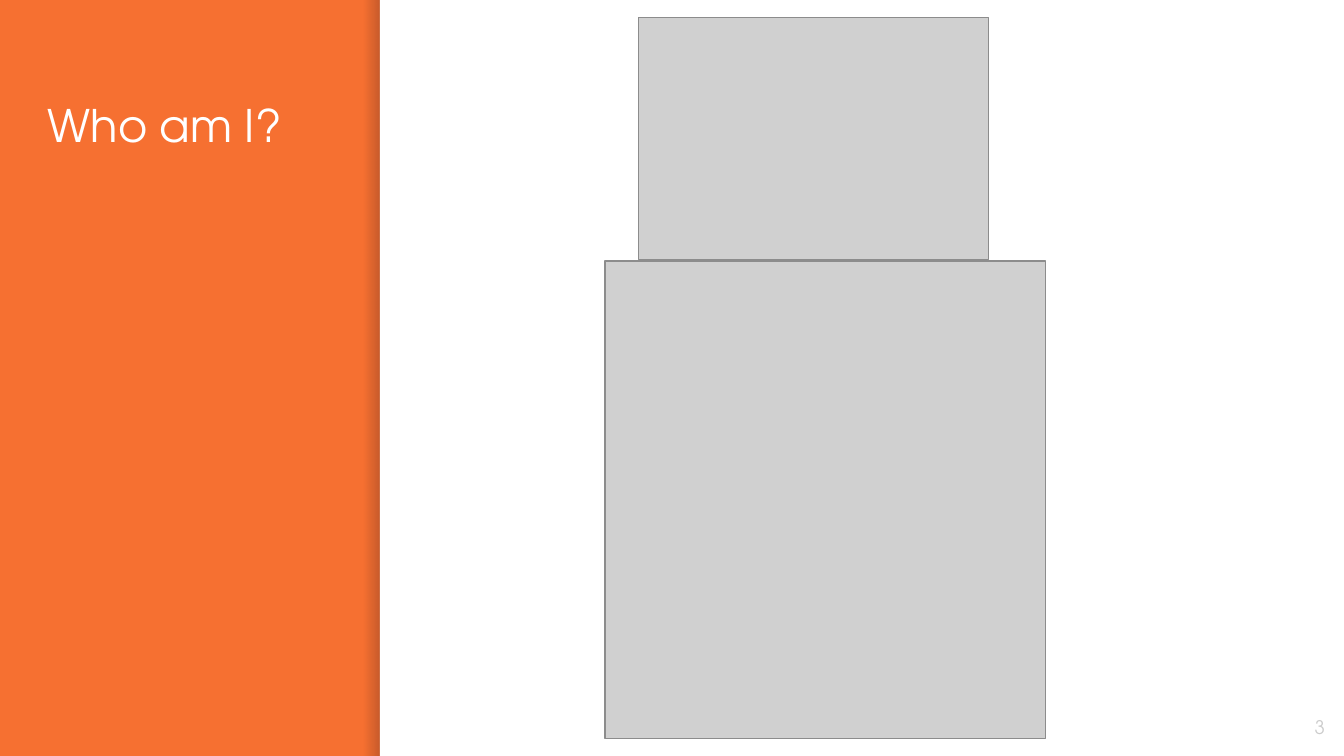
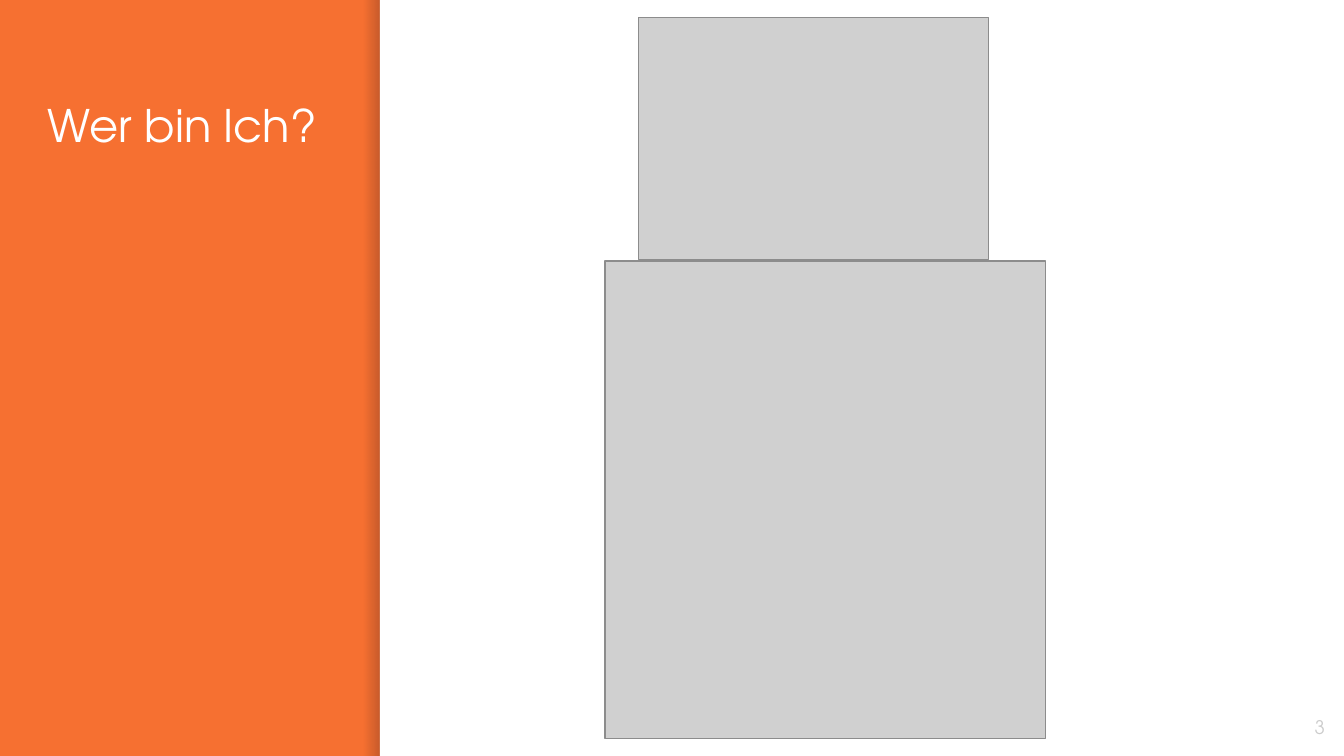
Before and after one commit to franneck94/Elevel_ML, a slide deck: slide 3 of lectures/Intro.pptx. Drawn at 1344x756 pixels with LibreOffice and Linux fonts; fonts in the diff are those of the drawing; grey boxes stand for pictures. Boxes give left, top, right and bottom in pixels: in the first picture for what was removed or moved away, otherwise in the second. Text is boxed around its words. In the diff, an @@ line names an element or a change of style, - is before the commit and + after.

```diff
--- a/lectures/Intro.pptx
+++ b/lectures/Intro.pptx
@@ title at (48, 108, 317, 143): text changed @@
-Who am I?
+Wer bin Ich?
```
Also in this commit, not shown: 3 other files.
